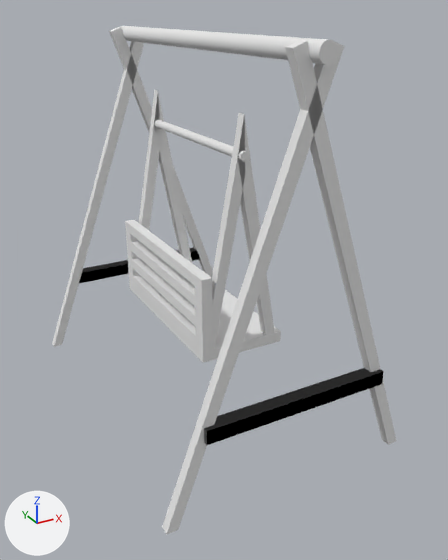
One commit to the OBJ model PantyHouse/models/swing.obj: the scene before it, then after it.
Camera for both pictures: a camera (50 mm lens) standing at (-164.0, -298.0, 119.0) and looking at (-4.0, -7.0, -27.0). Arrows for +X, +Y and +Z are at lower left; the lights stay in place. Where no turn or scale is listed for an object, it has been applied to the vertices.

The first picture shows 'swing'.
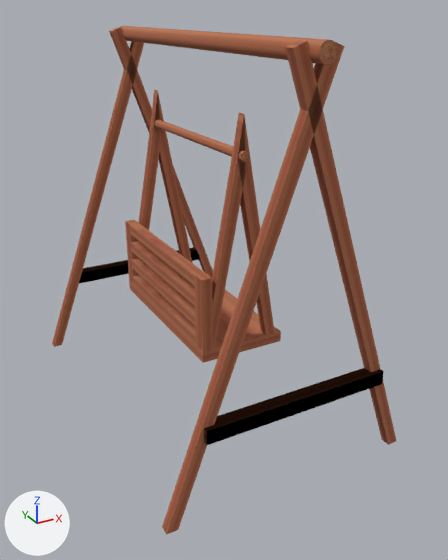
Edits to the bpy script that builds the scene:
```text
Add img_swing_bmp:
    img_swing_bmp = load_image('swing.bmp', '../textures/swing.bmp', 512, 512, 'sRGB')
Change mat_blinn25sg1:
    remove mat_blinn25sg1.base_color = (0.8, 0.8, 0.8)  # white #e7e7e7
    add mat_blinn25sg1.texture = img_swing_bmp
```

Boxes [x1, y1, x2, y2] around the edits, measured in the pictures (448 x 560 px):
'swing', surface changed (grey to brown): [52, 26, 396, 535] in both
